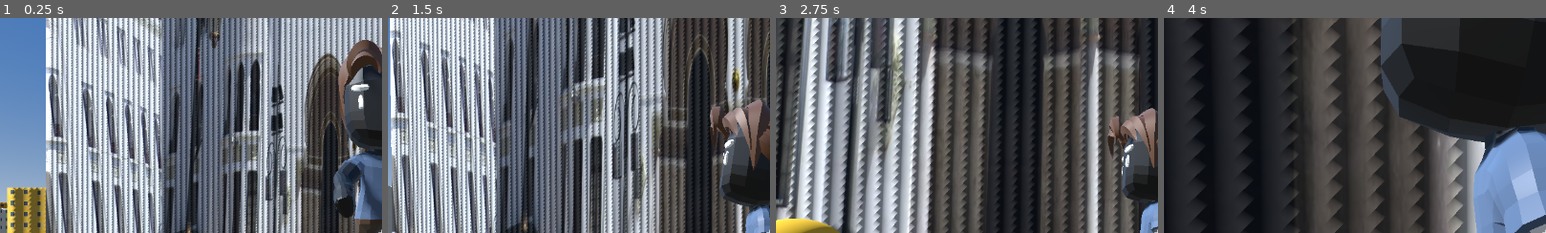
Above: before the commit, frames 1-4 (left to right).
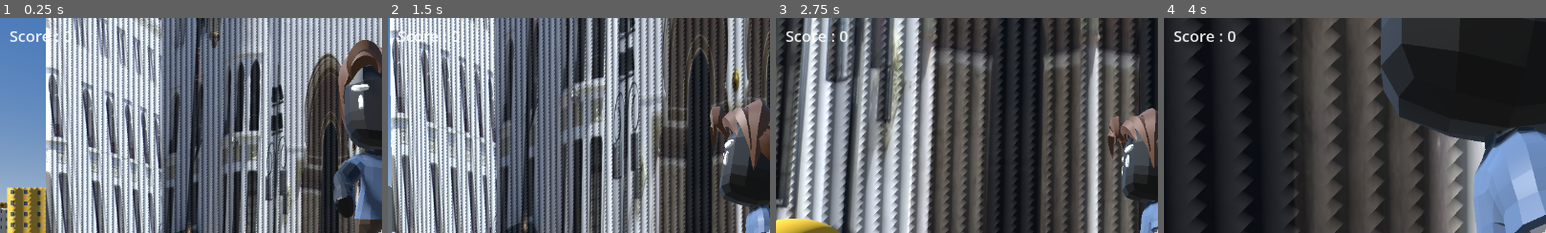
Above: after the commit, the same moments.

Repository: LogixSolutions94/GTDZ
Game: Godot game, scene res://scenes/city_test.tscn
The game is run twice, just before and just after one commit, with the same random seed, the same clock (stepped at 60 frames per second) and the same inputs.
Inputs (mouse positions are % of the whole screen's width and height, from its top left):
- Up to frame 1 (0.25 s): no input
- Up to frame 2 (1.5 s): tap Enter (ui_accept) at 0.5 s; move the mouse to (55, 50) at 0.52 s; hold Right mouse button (aim) 0.53-1.28 s; hold W (move_forward) from 0.53 s (still down); tap Space (jump) at 0.77 s; move the mouse to (45, 50) at 1.27 s; tap E (interact) at 1.35 s
- Up to frame 3 (2.75 s): keep holding W (move_forward); tap Space (jump) at 1.52 s; move the mouse to (52, 48) at 2.02 s; press the mouse at (52, 48) at 2.03 s
- Up to frame 4 (4 s): keep holding W (move_forward); move the mouse to (49, 52) at 2.77 s; release the mouse at (49, 52) at 2.78 s; tap Shift (sprint) at 2.85 s; tap Space (jump) at 3.02, 3.77 s; move the mouse to (57, 51) at 3.52 s; hold Right mouse button (aim) from 3.53 s (still down)
The pictures show only the part of the screen within x 0-50%, y 0-50%; the shares and areas given below are measured in that part.

The runs differ from the first frame. In frame 1, 0.2% of the frame differs, in the area x 2-19%, y 6-12%; in frame 2, 0.2%; in frame 3, 0.3%; in frame 4, 0.3%.

Commit message:
Boucle de jeu 3/4 - SCORE : +10 par ennemi, HUD, reset au respawn
- enemy.gd : Game.add_score(10) a la mort de l ennemi
- HUD : label Score permanent (haut gauche) + label Vague (haut centre,
  pret pour la brique 4) ; score deja affiche sur l ecran game over
- Remise a zero automatique au redemarrage (Game.restart)
- Verifie en jeu reel : capture HUD avec score de test injecte

Co-Authored-By: Claude Fable 5 <noreply@anthropic.com>

Diff:
--- a/game/scenes/ui/hud.tscn
+++ b/game/scenes/ui/hud.tscn
@@ -22,6 +22,29 @@
 text = "+"
 horizontal_alignment = 1
 vertical_alignment = 1
+
+[node name="Score" type="Label" parent="."]
+offset_left = 16.0
+offset_top = 12.0
+offset_right = 260.0
+offset_bottom = 46.0
+theme_override_colors/font_color = Color(1, 1, 1, 0.9)
+theme_override_font_sizes/font_size = 26
+text = "Score : 0"
+
+[node name="Wave" type="Label" parent="."]
+anchors_preset = 5
+anchor_left = 0.5
+anchor_right = 0.5
+offset_left = -100.0
+offset_top = 12.0
+offset_right = 100.0
+offset_bottom = 44.0
+grow_horizontal = 2
+theme_override_colors/font_color = Color(1, 0.85, 0.5, 0.95)
+theme_override_font_sizes/font_size = 24
+text = ""
+horizontal_alignment = 1
 
 [node name="Ammo" type="Label" parent="."]
 anchors_preset = 3
--- a/game/scripts/systems/enemy.gd
+++ b/game/scripts/systems/enemy.gd
@@ -174,6 +174,7 @@
 
 
 func _on_died() -> void:
+	Game.add_score(10)
 	set_physics_process(false)
 	collision.set_deferred("disabled", true)
 	var death := get_node_or_null("DeathSound")
--- a/game/scripts/ui/hud.gd
+++ b/game/scripts/ui/hud.gd
@@ -9,8 +9,15 @@
 @onready var retry_button: Button = $GameOverPanel/Center/RetryButton
 
 
+@onready var score_label: Label = $Score
+@onready var wave_label: Label = $Wave
+
+
 func _ready() -> void:
 	Game.game_over_triggered.connect(_on_game_over)
+	Game.score_changed.connect(func(s: int): score_label.text = "Score : %d" % s)
+	Game.wave_changed.connect(_on_wave_changed)
+	score_label.text = "Score : %d" % Game.score
 	retry_button.pressed.connect(Game.restart)
 	var player := get_tree().get_first_node_in_group("player")
 	if player == null:
@@ -37,6 +44,10 @@
 	game_over_panel.visible = true
 
 
+func _on_wave_changed(wave: int) -> void:
+	wave_label.text = "Vague %d" % wave if wave > 0 else ""
+
+
 func _on_ammo_changed(in_mag: int, reserve: int) -> void:
 	ammo_label.text = "%d / %d" % [in_mag, reserve]
 
